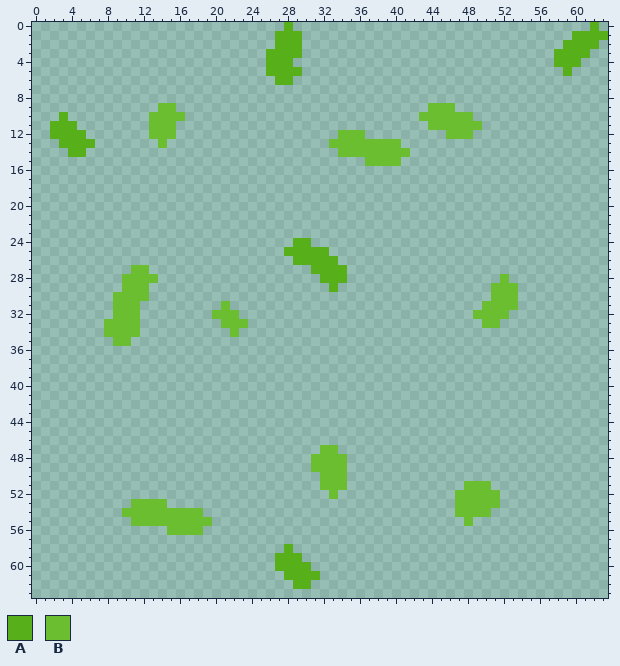
A pixel-art sprite gets an edit: Commangineer/Content/assets/textures/algae1.png. Above, as it was before the edit.
The file is 64x64 pixels.
Palette (. is transparent): A #57b019  B #6abe30
New version:
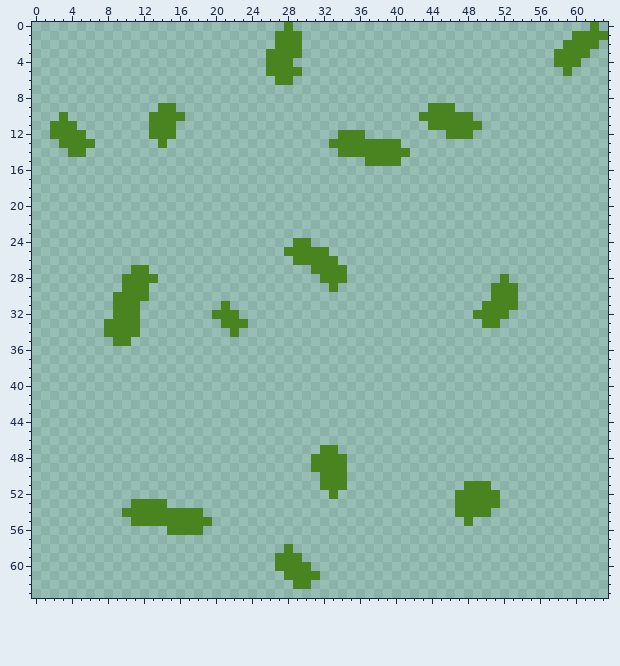
From old to new:
{"colour":"B","old":"#6abe30","new":"#498421"}
{"y":0,"x":28,"old":"A","new":"B"}
{"y":0,"x":62,"old":"A","new":"B"}
{"y":1,"x":27,"old":"AAA","new":"BBB"}
{"y":1,"x":60,"old":"AAAA","new":"BBBB"}
{"y":2,"x":27,"old":"AAA","new":"BBB"}
{"y":2,"x":59,"old":"AAAA","new":"BBBB"}
{"y":3,"x":26,"old":"AAAA","new":"BBBB"}
{"y":3,"x":58,"old":"AAAA","new":"BBBB"}
{"y":4,"x":26,"old":"AAA","new":"BBB"}
{"y":4,"x":58,"old":"AAA","new":"BBB"}
{"y":5,"x":26,"old":"AAAA","new":"BBBB"}
{"y":5,"x":59,"old":"A","new":"B"}
{"y":6,"x":27,"old":"AA","new":"BB"}
{"y":10,"x":3,"old":"A","new":"B"}
{"y":11,"x":2,"old":"AAA","new":"BBB"}
{"y":12,"x":2,"old":"AAAA","new":"BBBB"}
{"y":13,"x":3,"old":"AAAA","new":"BBBB"}
{"y":14,"x":4,"old":"AA","new":"BB"}
{"y":24,"x":29,"old":"AA","new":"BB"}
{"y":25,"x":28,"old":"AAAAA","new":"BBBBB"}
{"y":26,"x":29,"old":"AAAAA","new":"BBBBB"}
{"y":27,"x":31,"old":"AAAA","new":"BBBB"}
{"y":28,"x":32,"old":"AAA","new":"BBB"}
{"y":29,"x":33,"old":"A","new":"B"}
{"y":58,"x":28,"old":"A","new":"B"}
{"y":59,"x":27,"old":"AAA","new":"BBB"}
{"y":60,"x":27,"old":"AAAA","new":"BBBB"}
{"y":61,"x":28,"old":"AAAA","new":"BBBB"}
{"y":62,"x":29,"old":"AA","new":"BB"}
